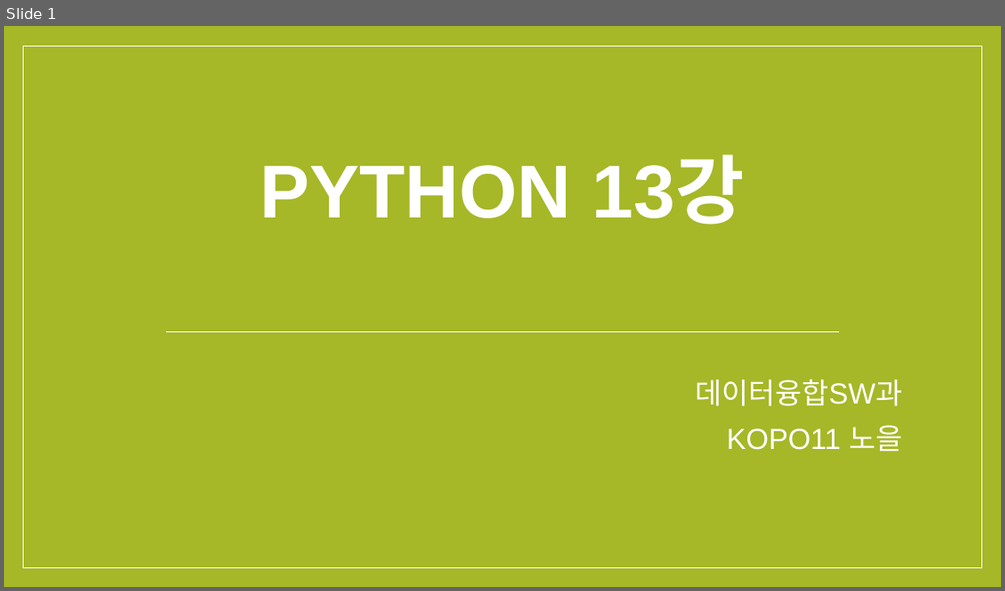
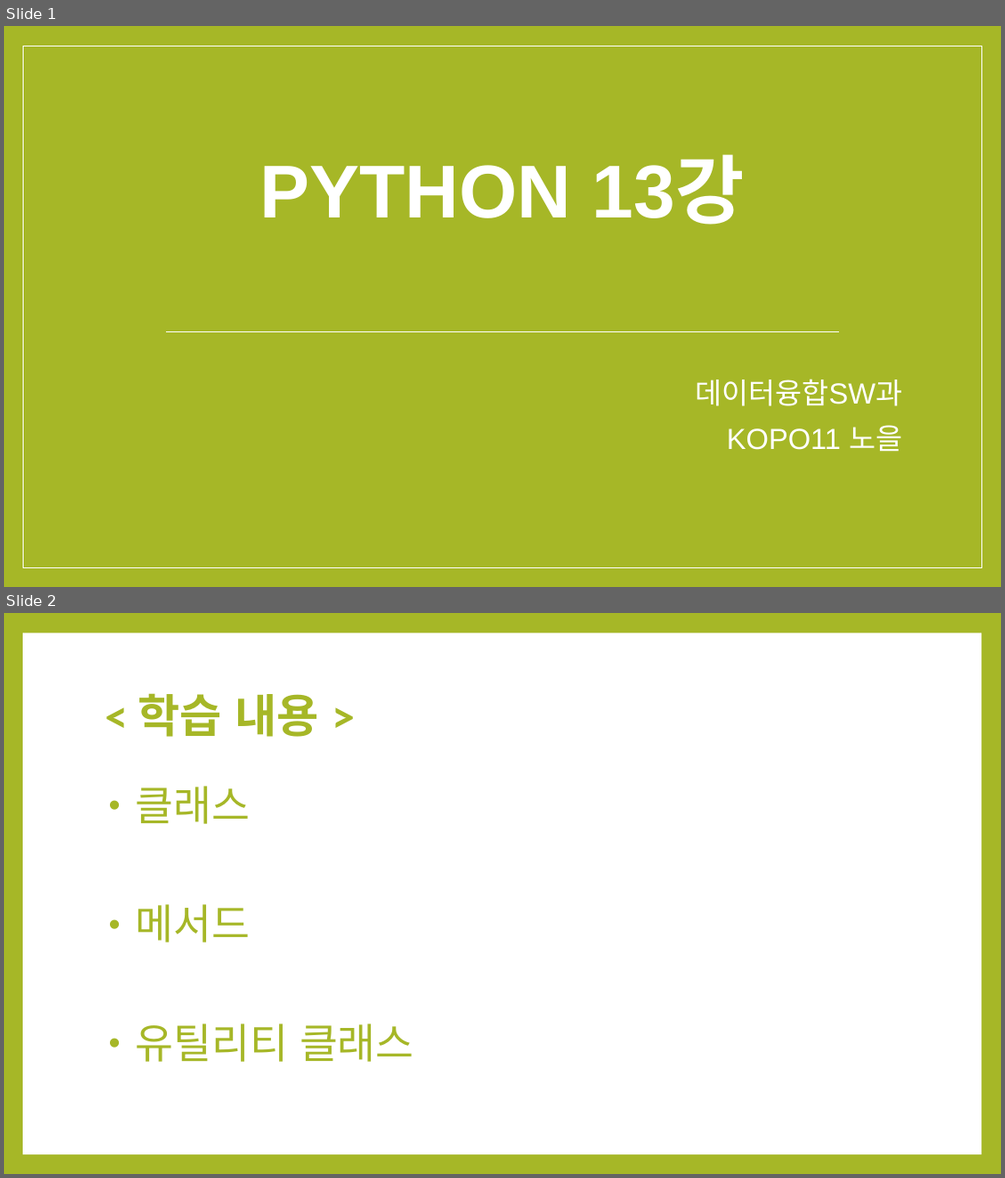
Before and after one commit to noheul1030/KOPO-Python-Vacation, a slide deck: Python과제/Python_13강.pptx. Shown one above the other, each under a label of ours: slide 1 before the commit, slides 1 and 2 after it. The pictures are 1005x591 and 1005x1178 pixels, drawn with LibreOffice and Linux fonts; fonts in the diff are those of the drawing. Boxes give left, top, right and bottom in pixels: in the first picture for what was removed or moved away, otherwise in the second. Text is boxed around its words. In the diff, an @@ line names an element or a change of style, - is before the commit and + after.

```diff
--- a/Python과제/Python_13강.pptx
+++ b/Python과제/Python_13강.pptx
@@ slide 2 added at [4,613,1001,1174], background #A6B727 @@
@@ rectangle added at [23,633,981,1154], fill #FFFFFF @@
@@ title added at [138,693,318,737], 44 pt, text #A6B727, bold @@
+< 학습 내용 >
@@ text added at [135,786,414,1062], 40 pt, text #A6B727 @@
+• 클래스
+• 메서드
+• 유틸리티 클래스
```
Also in this commit, not shown: 5 other slides added.
